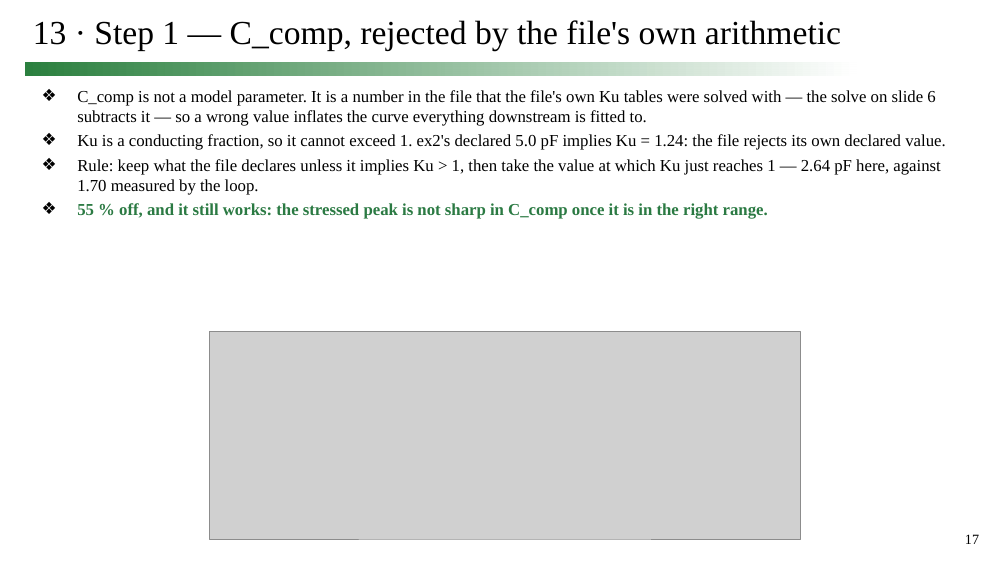
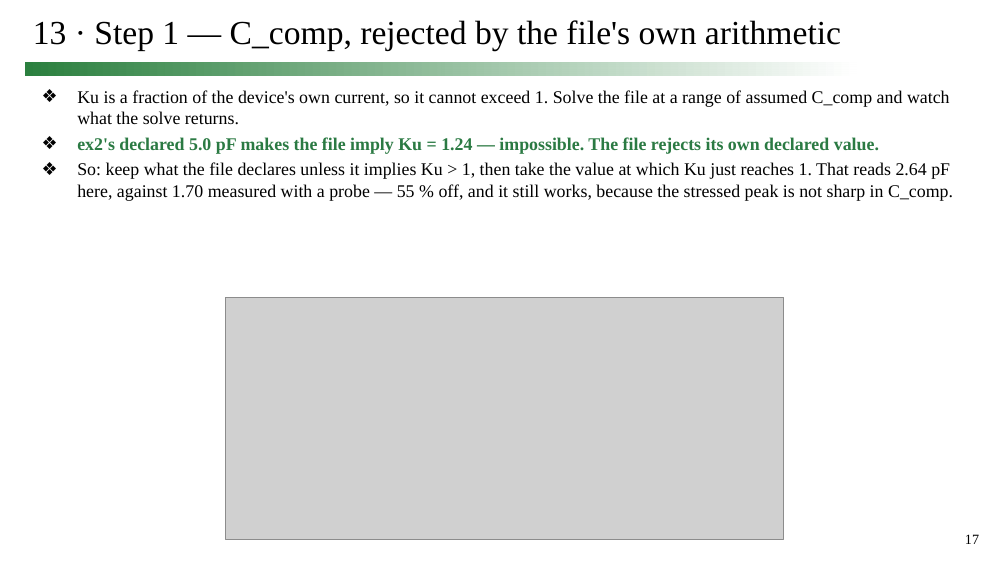
Before and after one commit to simon9721/ibis_comparison, a slide deck: slide 17 of results/meeting_deck_2026-09-24/0924_track1_story.pptx. Drawn at 1008x567 pixels with LibreOffice and Linux fonts; fonts in the diff are those of the drawing; grey boxes stand for pictures. Boxes give left, top, right and bottom in pixels: in the first picture for what was removed or moved away, otherwise in the second. Text is boxed around its words. In the diff, an @@ line names an element or a change of style, - is before the commit and + after.

```diff
--- a/results/meeting_deck_2026-09-24/0924_track1_story.pptx
+++ b/results/meeting_deck_2026-09-24/0924_track1_story.pptx
@@ text at bbox=[77, 90, 953, 201]: text changed; size 16 to 17 pt @@
-❖ C_comp is not a model parameter. It is a number in the file that the file's own Ku tables were solved with — the solve on slide 6 subtracts it — so a wrong value inflates the curve everything downstream is fitted to.
-❖ Ku is a conducting fraction, so it cannot exceed 1. ex2's declared 5.0 pF implies Ku = 1.24: the file rejects its own declared value.
-❖ Rule: keep what the file declares unless it implies Ku > 1, then take the value at which Ku just reaches 1 — 2.64 pF here, against 1.70 measured by the loop.
-❖ 55 % off, and it still works: the stressed peak is not sharp in C_comp once it is in the right range.
+❖ Ku is a fraction of the device's own current, so it cannot exceed 1. Solve the file at a range of assumed C_comp and watch what the solve returns.
+❖ ex2's declared 5.0 pF makes the file imply Ku = 1.24 — impossible. The file rejects its own declared value.
+❖ So: keep what the file declares unless it implies Ku > 1, then take the value at which Ku just reaches 1. That reads 2.64 pF here, against 1.70 measured with a probe — 55 % off, and it still works, because the stressed peak is not sharp in C_comp.
@@ picture: place and size @@
-picture at bbox=[209, 331, 800, 539]
+picture at bbox=[225, 297, 784, 539]
```
Also in this commit, not shown: 10 other slides changed, 3 slides added, 1 slide removed, 9 other files.
